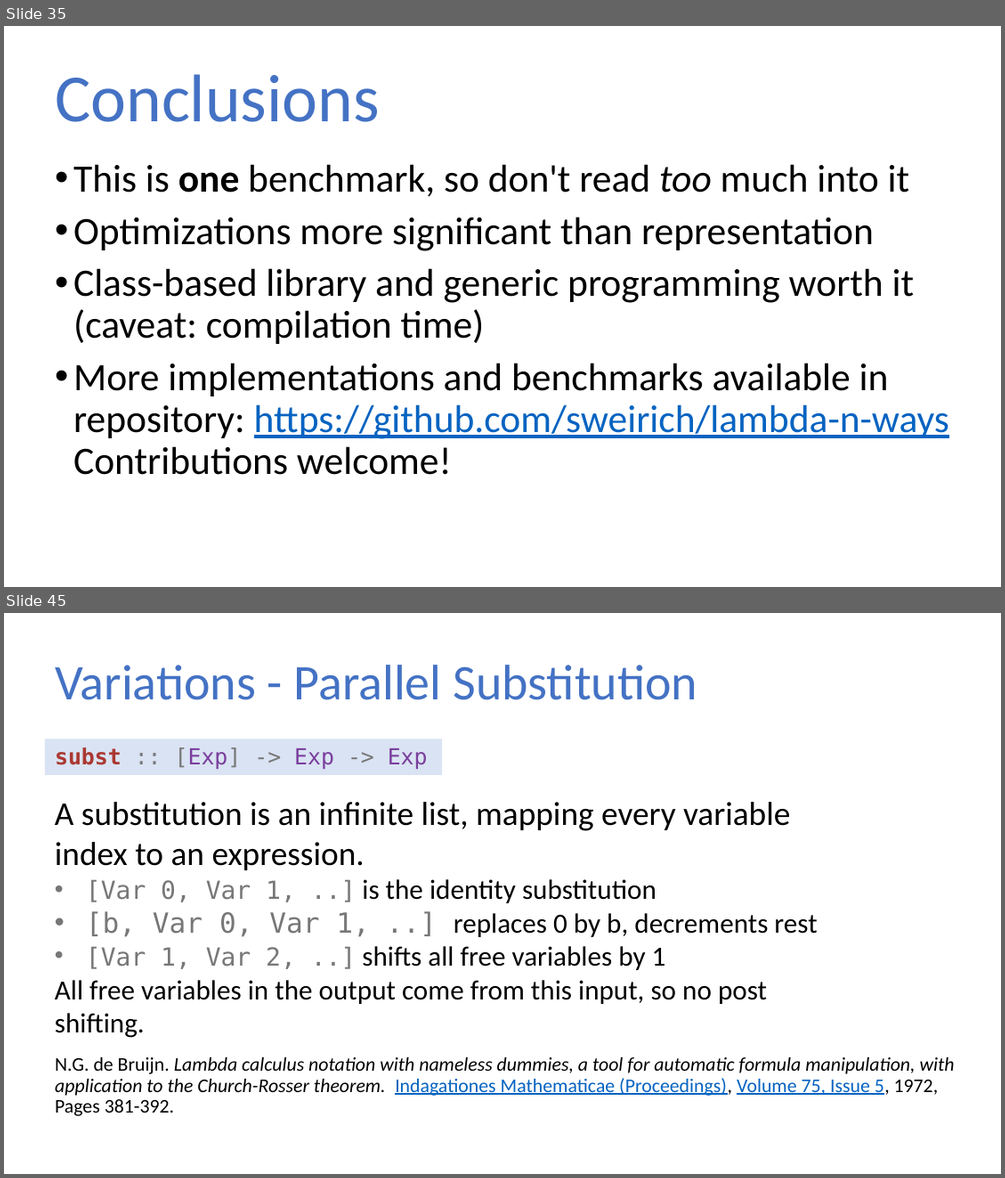
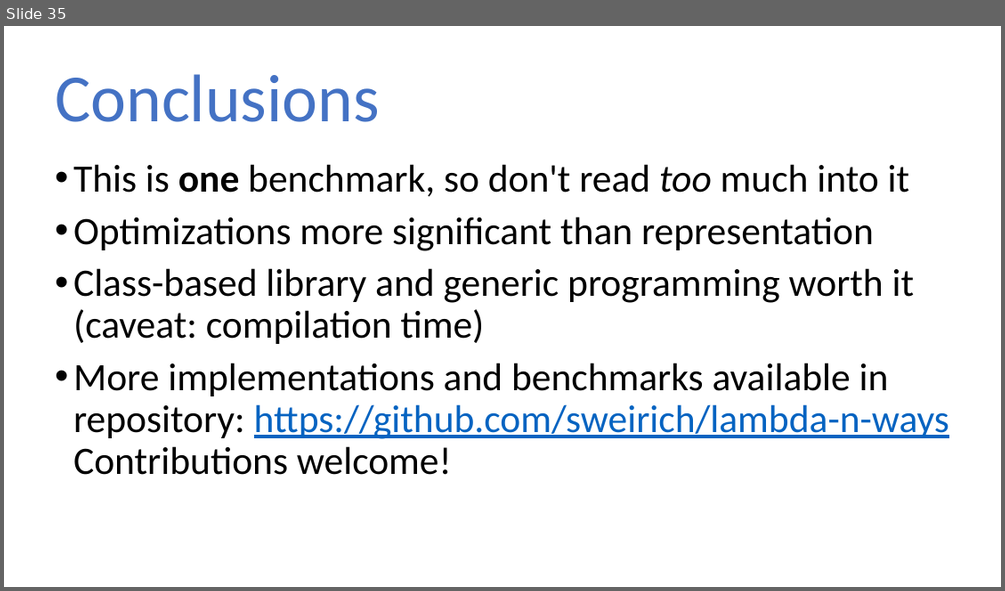
Before and after one commit to sweirich/lambda-n-ways, a slide deck: ifl-2021.pptx. Shown one above the other, each under a label of ours: slides 35 and 45 before the commit, slide 35 after it; the slides between them are not shown. The pictures are 1005x1178 and 1005x591 pixels, drawn with LibreOffice and Linux fonts; fonts in the diff are those of the drawing. Boxes give left, top, right and bottom in pixels: in the first picture for what was removed or moved away, otherwise in the second. Text is boxed around its words. In the diff, an @@ line names an element or a change of style, - is before the commit and + after.

```diff
--- a/ifl-2021.pptx
+++ b/ifl-2021.pptx
@@ slide 45 removed at bbox=[4, 613, 1001, 1174], background #FFFFFF @@
@@ title removed at bbox=[55, 665, 697, 700] @@
-Variations - Parallel Substitution
@@ rectangle removed at bbox=[45, 738, 442, 774] @@
@@ text removed at bbox=[55, 747, 955, 1116] @@
-subst :: [Exp] -> Exp -> Exp
-N.G. de Bruijn. Lambda calculus notation with nameless dummies, a tool for automatic formula manipulation, with application to the Church-Rosser theorem. Indagationes Mathematicae (Proceedings), Volume 75, Issue 5, 1972, Pages 381-392.
@@ text removed at bbox=[55, 802, 817, 1038] @@
-A substitution is an infinite list, mapping every variable index to an expression.
-• [Var 0, Var 1, ..] is the identity substitution
-• [b, Var 0, Var 1, ..] replaces 0 by b, decrements rest
-• [Var 1, Var 2, ..] shifts all free variables by 1
-All free variables in the output come from this input, so no post shifting.
```
Also in this commit, not shown: 5 slides changed, 46 other slides removed, 9 other files.
